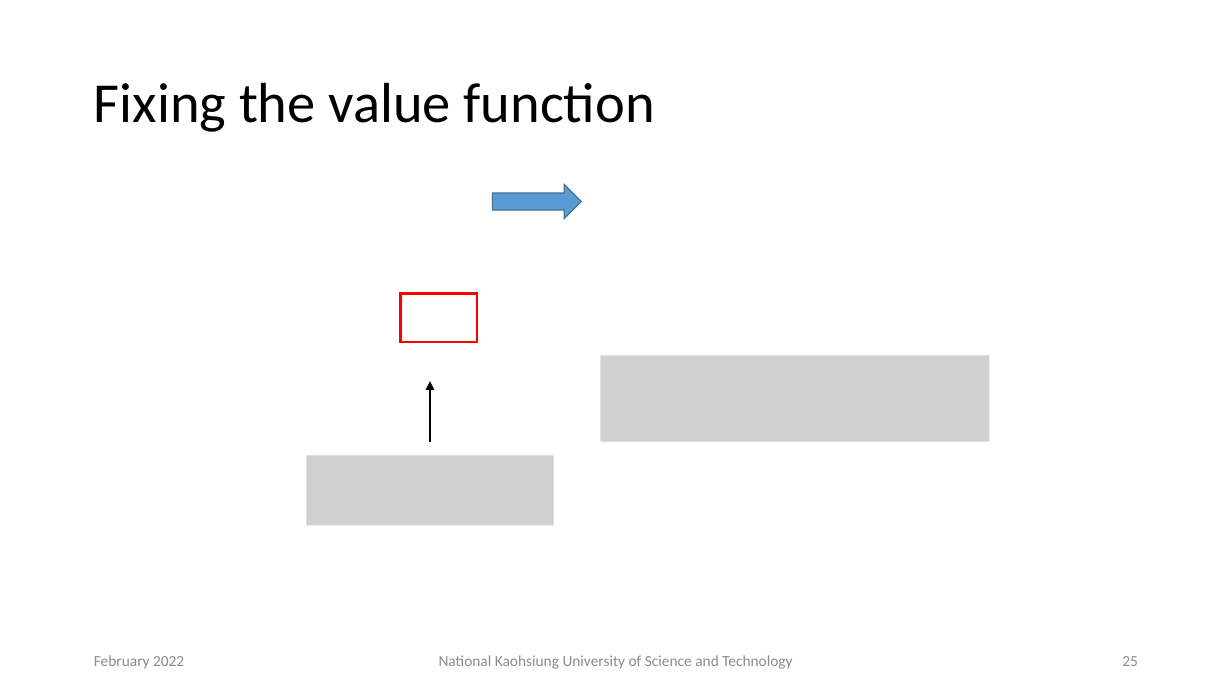
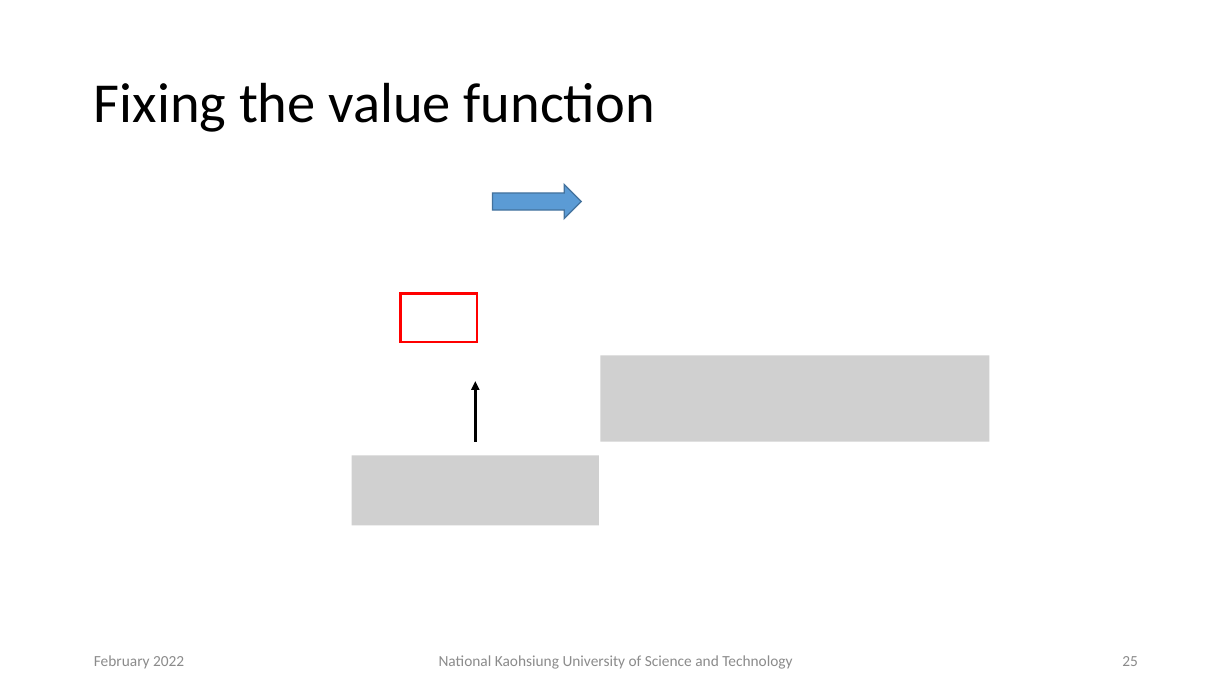
Before and after one commit to chiayisu/chiayisu.github.io, a slide deck: slide 25 of files/course_material/reinforcement-learning/PPT/Lecture9.pptx. Drawn at 1232x693 pixels with LibreOffice and Linux fonts; fonts in the diff are those of the drawing; grey boxes stand for pictures. Boxes give left, top, right and bottom in pixels: in the first picture for what was removed or moved away, otherwise in the second. Text is boxed around its words. In the diff, an @@ line names an element or a change of style, - is before the commit and + after.

```diff
--- a/files/course_material/reinforcement-learning/PPT/Lecture9.pptx
+++ b/files/course_material/reinforcement-learning/PPT/Lecture9.pptx
@@ arrow moved from (430, 442) - (430, 382) to (475, 442) - (475, 382) @@
@@ picture moved from (x1=307, y1=456, x2=555, y2=526) to (x1=352, y1=456, x2=600, y2=526) @@
```
Also in this commit, not shown: 2 other slides changed.
